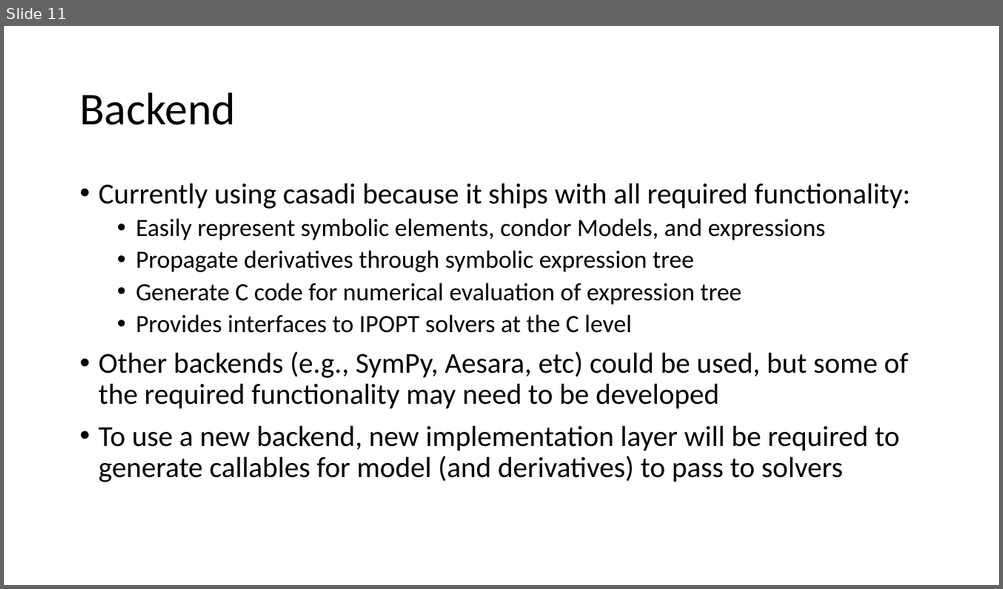
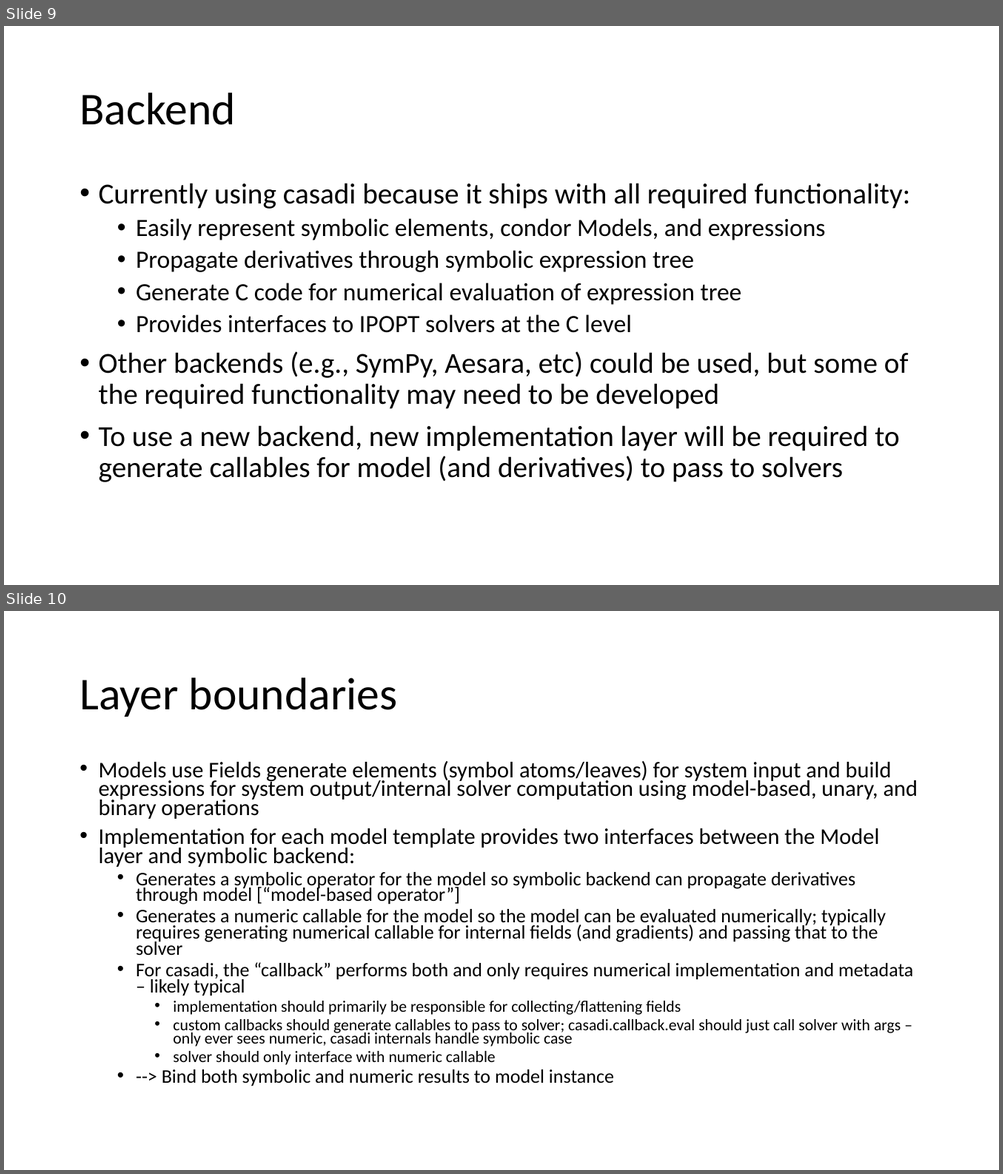
Before and after one commit to nlistgarten/condor, a slide deck: design/condor.pptx. Shown one above the other, each under a label of ours: slide 11 before the commit, slides 9 and 10 after it. The pictures are 1003x589 and 1003x1174 pixels, drawn with LibreOffice and Linux fonts; fonts in the diff are those of the drawing. Boxes give left, top, right and bottom in pixels: in the first picture for what was removed or moved away, otherwise in the second. Text is boxed around its words. In the diff, an @@ line names an element or a change of style, - is before the commit and + after.

Commit message:
need to think about boundaries more -- SGM class probably needs to own more, adjointsystem is given initial condition and forcing function by SGM

```diff
--- a/design/condor.pptx
+++ b/design/condor.pptx
@@ slide 10 added at (4, 611, 999, 1170), background #FFFFFF @@
@@ title added at (79, 678, 398, 717), 44 pt, text #000000 @@
+Layer boundaries
@@ text added at (99, 761, 917, 1087), 18.6 pt, text #000000 @@
+• Models use Fields generate elements (symbol atoms/leaves) for system input and build expressions for system output/internal solver computation using model-based, unary, and binary operations
+• Implementation for each model template provides two interfaces between the Model layer and symbolic backend:
+  • Generates a symbolic operator for the model so symbolic backend can propagate derivatives through model [“model-based operator”]
+  • Generates a numeric callable for the model so the model can be evaluated numerically; typically requires generating numerical callable for internal fields (and gradients) and passing that to the solver
+  • For casadi, the “callback” performs both and only requires numerical implementation and metadata – likely typical
+    • implementation should primarily be responsible for collecting/flattening fields
+    • custom callbacks should generate callables to pass to solver; casadi.callback.eval should just call solver with args – only ever sees numeric, casadi internals handle symbolic case
+    • solver should only interface with numeric callable
+  • --> Bind both symbolic and numeric results to model instance
@@ what was slide 11 is now slide 9 @@
```
Also in this commit, not shown: 1 slide changed, 1 other slide added, 2 other files.
